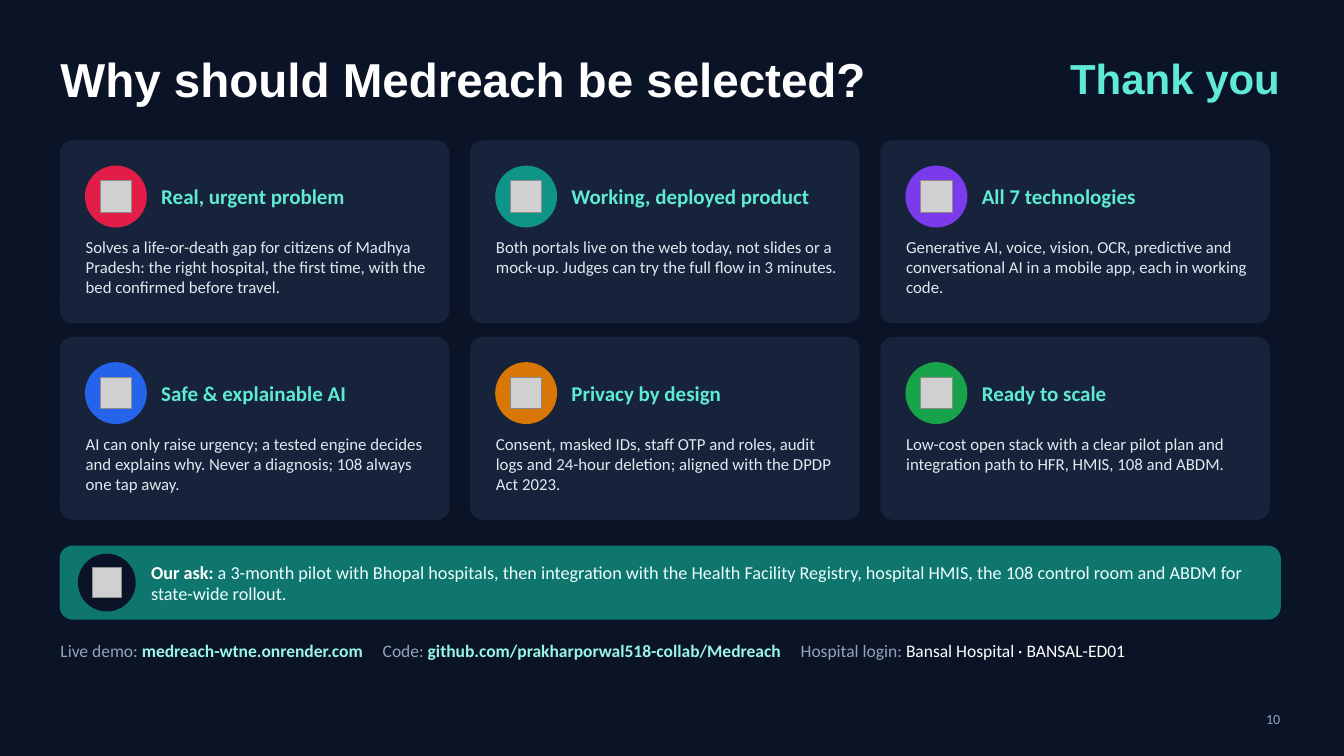
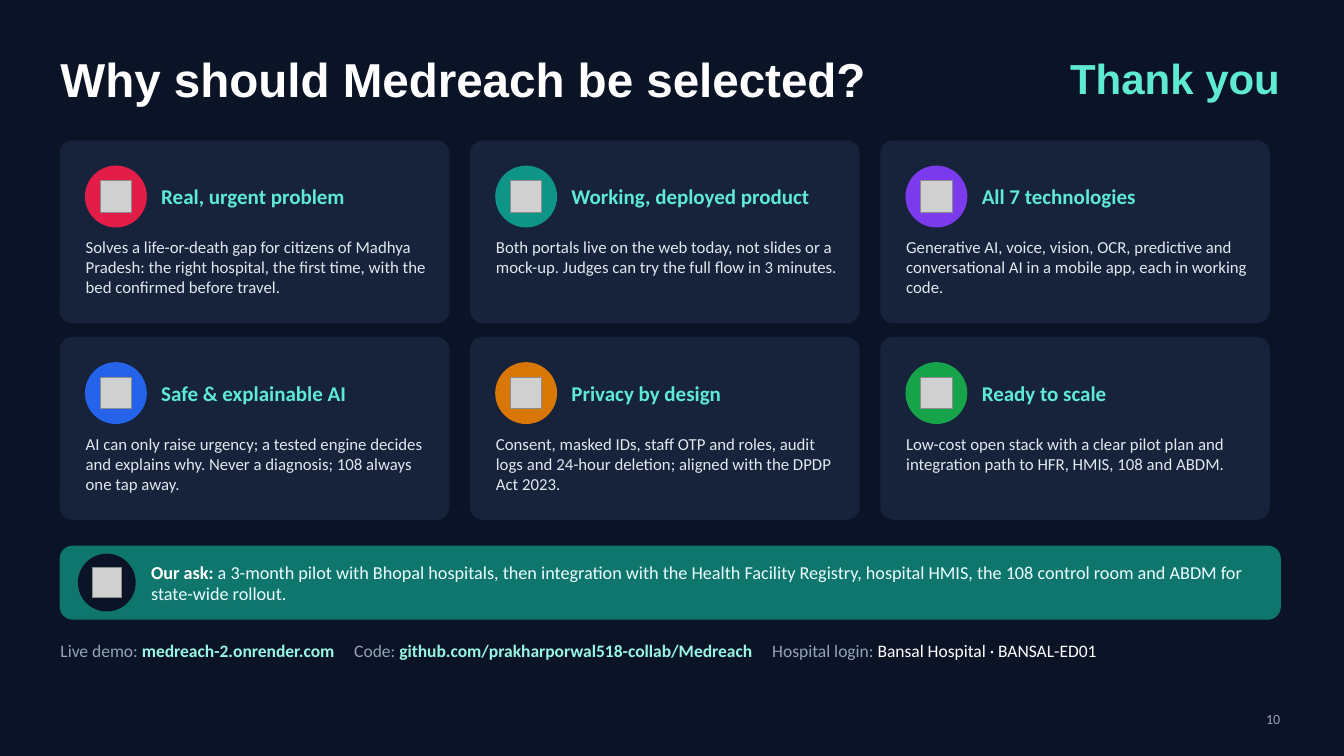
Before and after one commit to prakharporwal518-collab/Medreach, a slide deck: slide 10 of public/downloads/Medreach-Presentation-10-slides.pptx. Drawn at 1344x756 pixels with LibreOffice and Linux fonts; fonts in the diff are those of the drawing; grey boxes stand for pictures. Boxes give left, top, right and bottom in pixels: in the first picture for what was removed or moved away, otherwise in the second. Text is boxed around its words. In the diff, an @@ line names an element or a change of style, - is before the commit and + after.

```diff
--- a/public/downloads/Medreach-Presentation-10-slides.pptx
+++ b/public/downloads/Medreach-Presentation-10-slides.pptx
@@ text at [60,644,1096,660]: text changed @@
-Live demo: medreach-wtne.onrender.com Code: github.com/prakharporwal518-collab/Medreach Hospital login: Bansal Hospital · BANSAL-ED01
+Live demo: medreach-2.onrender.com Code: github.com/prakharporwal518-collab/Medreach Hospital login: Bansal Hospital · BANSAL-ED01
```
Also in this commit, not shown: 2 other slides changed, 36 other files.
